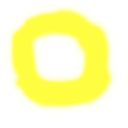
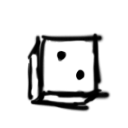
The second 128 × 128 image is a revision of the first. Changes to its layers:
added layer "Ebene 6" above "Ebene 5" over box(56, 50, 86, 82)
added layer "Ebene 5" above "Ebene 4" over box(26, 32, 112, 113)
hid "Ebene 4" over box(7, 5, 115, 110)
